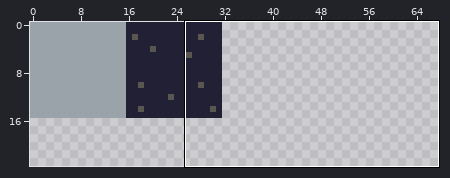
A pixel-art file gets an edit: Assets/Sprites/tiles.ase. Above: a wide view before the commit, with the close-up outlined.
Close-up. Before the edit:
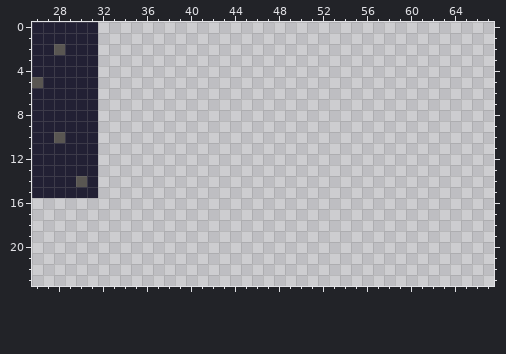
128x128 pixels, 1 frame. Shown: x 26..67, y 0..23. The wide view leaves out empty margins.
New version:
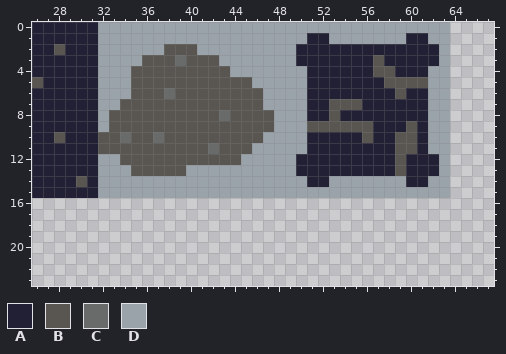
Palette (. is transparent): A #222034  B #595652  C #696a6a  D #9aa3a9
The edit:
@@ x 26..67 @@
- 0 AAAAAA....................................
- 1 AAAAAA....................................
- 2 AABAAA....................................
- 3 AAAAAA....................................
- 4 AAAAAA....................................
- 5 BAAAAA....................................
- 6 AAAAAA....................................
- 7 AAAAAA....................................
- 8 AAAAAA....................................
- 9 AAAAAA....................................
-10 AABAAA....................................
-11 AAAAAA....................................
-12 AAAAAA....................................
-13 AAAAAA....................................
-14 AAAABA....................................
-15 AAAAAA....................................
+ 0 AAAAAADDDDDDDDDDDDDDDDDDDDDDDDDDDDDDDD....
+ 1 AAAAAADDDDDDDDDDDDDDDDDDDAADDDDDDDAADD....
+ 2 AABAAADDDDDDBBBDDDDDDDDDAAAAAAAAAAAAAD....
+ 3 AAAAAADDDDBBBCBBBDDDDDDDAAAAAAABAAAAAD....
+ 4 AAAAAADDDBBBBBBBBBDDDDDDDAAAAAABBAAADD....
+ 5 BAAAAADDDBBBBBBBBBBBDDDDDAAAAAAABBBBDD....
+ 6 AAAAAADDDBBBCBBBBBBBBDDDDAAAAAAAABAADD....
+ 7 AAAAAADDBBBBBBBBBBBBBDDDDAABBBAAAAAADD....
+ 8 AAAAAADBBBBBBBBBBCBBBBDDDAABAAAAAAAADD....
+ 9 AAAAAADBBBBBBBBBBBBBBBDDDBBBBBBAAABADD....
+10 AABAAABBCBBCBBBBBBBBBDDDDAAAAABAABBADD....
+11 AAAAAABBBBBBBBBBCBBBDDDDDAAAAAAAABBADD....
+12 AAAAAADDBBBBBBBBBBBDDDDDAAAAAAAAABAAAD....
+13 AAAAAADDDBBBBBDDDDDDDDDDAAAAAAAAABAAAD....
+14 AAAABADDDDDDDDDDDDDDDDDDDAADDDDDDDAADD....
+15 AAAAAADDDDDDDDDDDDDDDDDDDDDDDDDDDDDDDD....
 16 ..........................................
Pixel boxes of the changes (left, top, right, bottom) in both close-ups:
added: (98, 22, 450, 198)
